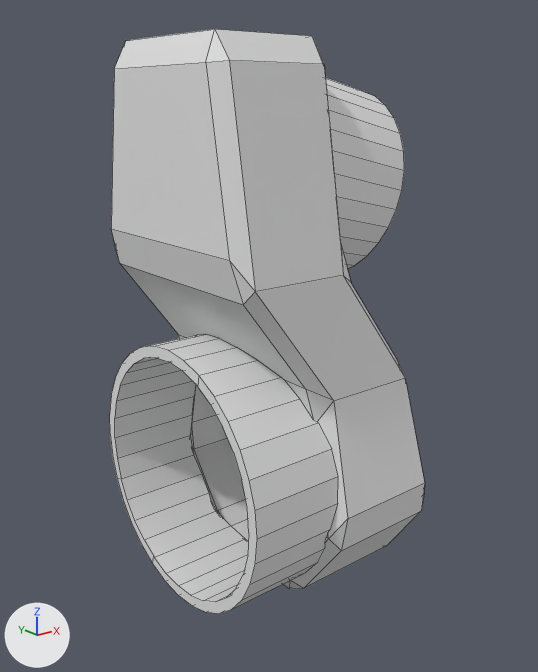
Two versions of the Blender file sling/hvac/panel_vent_adapter.blend, one commit apart.
Camera for both pictures: a 50 mm camera at (-143.6, -178.9, 80.4) aimed at (1.2, 2.1, 8.0). Every picture has the same lights, and +X, +Y and +Z are marked at lower left. Mesh edges are drawn as thin lines.
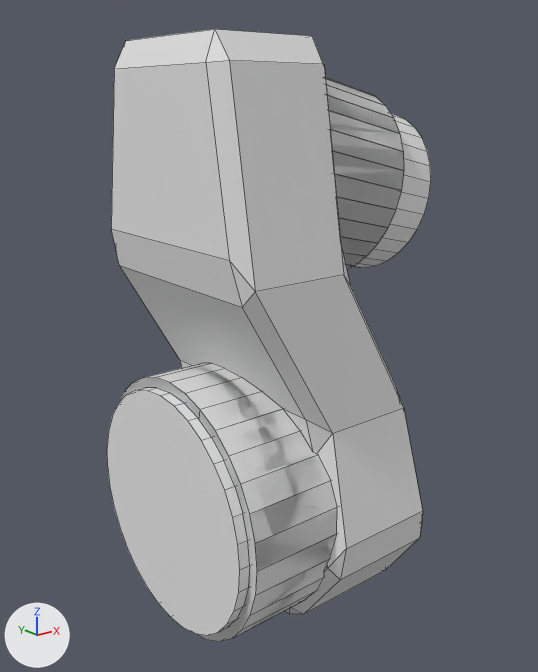
Diff of the bpy script that builds the scene:
```diff
--- a/sling/hvac/panel_vent_adapter.blend.py
+++ b/sling/hvac/panel_vent_adapter.blend.py
@@ me_cube @@
 me_cube.from_pydata(...)  # 20 vertices, 18 faces; spans x -1.09..1.0, y -1.15..1.15, z -1.29..0.96
 # used by ob_cube; location = (0.0, 0.0, 0.0); scale = (35.0, 40.0, -75.0)
+# me_cube part 1: all 12 vertices in x -0.31..1.0, y -1.15..1.15, z 0.0..0.96 are moved by (0.0, 0.0, 0.13)
 me_cube.materials.append(mat_material)
@@ me_cube_004 @@
 me_cube_004.from_pydata(...)  # 20 vertices, 18 faces; spans x -1.03..1.0, y -1.17..1.17, z -1.39..1.0
 # used by ob_cube_002; location = (-0.0139, -0.0309, 0.000449); scale = (32.0, 36.6, -68.5)
+# me_cube_004 part 2: all 12 vertices in x -0.25..1.0, y -1.17..1.17, z 0.0..1.0 are moved by (0.0, 0.0, 0.15)
 me_cube_004.materials.append(mat_material)
@@ ob_cylinder @@
 ob_cylinder = bpy.data.objects.new('Cylinder', me_cylinder)
-ob_cylinder.location = (-22.0, 0.0, -30.0)
+ob_cylinder.location = (-22.0, 0.0, -40.0)
 ob_cylinder.rotation_euler = (0.0, 1.571, 0.0)  # degrees (0, 90, 0)
-ob_cylinder.scale = (38.2, 38.2, 19.3)
-ob_cylinder.hide_set(True)
+ob_cylinder.scale = (38.5, 38.5, 19.3)
@@ ob_cylinder_001 @@
 ob_cylinder_001.scale = (26.0, 26.0, 34.7)
-ob_cylinder_001.hide_set(True)
@@ ob_cylinder_002 @@
 ob_cylinder_002 = bpy.data.objects.new('Cylinder.002', me_cylinder_002)
-ob_cylinder_002.location = (-22.0, 0.0, -30.0)
+ob_cylinder_002.location = (-22.0, 0.0, -40.0)
 ob_cylinder_002.rotation_euler = (0.0, 1.571, 0.0)  # degrees (0, 90, 0)
 ob_cylinder_002.scale = (41.8, 41.8, 16.2)
-ob_cylinder_002.hide_set(True)
@@ ob_cylinder_003 @@
 ob_cylinder_003.scale = (29.5, 29.5, 21.6)
-ob_cylinder_003.hide_set(True)
```

Boxes (x1, y1, x2, y2) around the edits, measured in the pictures (538 x 672 px; the box of a moved part takes in the faces that stretch with it):
'Cube', reshaped: before (110, 29, 425, 614); after (111, 29, 423, 641)
'Cylinder', shown: after (107, 388, 250, 635)
'Cylinder.002', shown: after (119, 365, 337, 642)
'Cylinder.003', shown: after (325, 77, 404, 269)
'Cylinder.001', shown: after (352, 113, 431, 268)
part 1 of me_cube, moved or reshaped: before (113, 238, 425, 589); after (119, 265, 423, 615)
part 2 of me_cube_004, moved or reshaped (not visible afterwards): before (190, 384, 249, 540)
